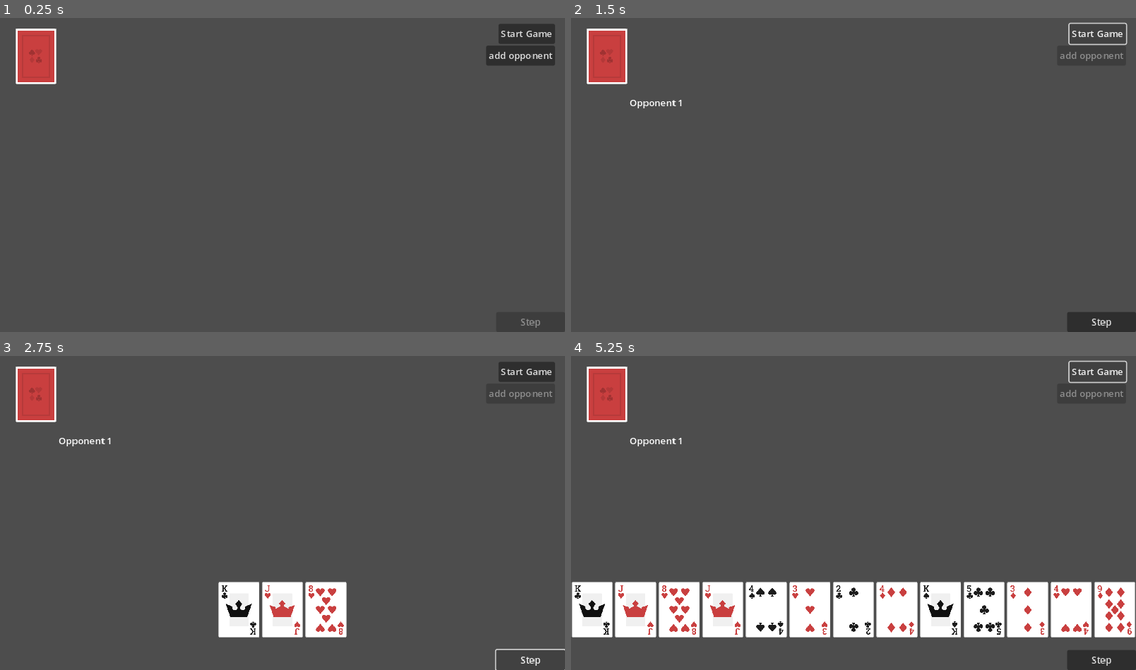
Above: before the commit, frames 1-4 (two rows, left to right).
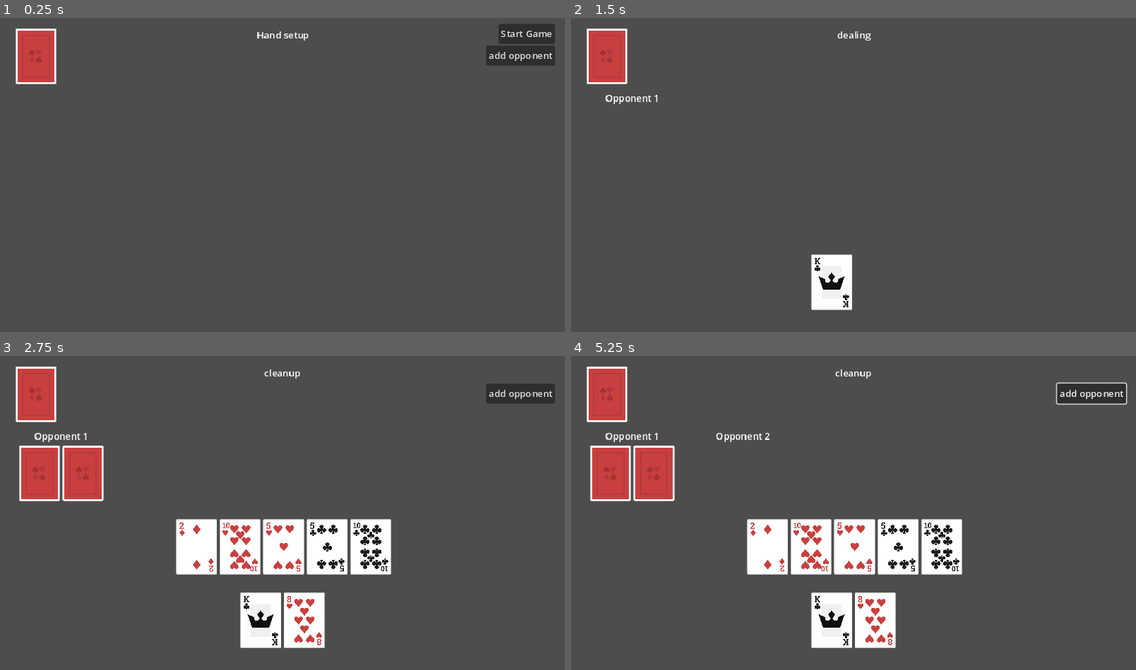
Above: after the commit, the same moments.

Repository: Posiden104/poker
Game: Godot game, scene res://scenes/poker.tscn
The game is run twice, just before and just after one commit, with the same random seed, the same clock (stepped at 60 frames per second) and the same inputs.
Inputs (mouse positions are in pixels of both pictures, inside the frame that each line leads up to):
- Up to frame 1 (0.25 s): no input
- Up to frame 2 (1.5 s): click "add opponent" at 0.5 s; click "Start Game" at 1.25 s
- Up to frame 3 (2.75 s): click (531, 660) at 2 s, where only the run before the commit has a clickable "Step"
- Up to frame 4 (5.25 s): click (1096, 371) at 2.75 s, where only the run before the commit has a clickable "Start Game"; click (1090, 393) at 3.5 s, where only the run after the commit has a clickable "add opponent"; click (1102, 660) at 4.25 s, where only the run before the commit has a clickable "Step"; click (1096, 371) at 5 s, where only the run before the commit has a clickable "Start Game"

The runs differ from the first frame. In frame 1, 0.1% of the frame differs, in the area x 45-96%, y 4-99%; in frame 2, 2.6%; in frame 3, 13%; in frame 4, 27%, in the area x 0-100%, y 1-100%.

Commit message:
all dealing

Diff:
--- /dev/null
+++ b/deck_manager/scenes/dealable.gd
@@ -0,0 +1,12 @@
+class_name Dealable
+extends Control
+
+@export var show_card_face_on_deal: bool
+@export var card_prefab: PackedScene
+
+func deal(card: Card, deck: Deck):
+	var c = card_prefab.instantiate() as UICardScene
+	c.card = card
+	c.deck = deck
+	c.set_is_face_up(show_card_face_on_deal)
+	return c
--- /dev/null
+++ b/deck_manager/scenes/dealable.tscn
@@ -0,0 +1,14 @@
+[gd_scene load_steps=3 format=3 uid="uid://c63y82rl7wj27"]
+
+[ext_resource type="Script" path="res://deck_manager/scenes/dealable.gd" id="1_csqqm"]
+[ext_resource type="PackedScene" uid="uid://dufo1yxbiyc1y" path="res://deck_manager/scenes/ui/ui_card.tscn" id="2_dvxlr"]
+
+[node name="Dealable" type="Control"]
+layout_mode = 3
+anchors_preset = 15
+anchor_right = 1.0
+anchor_bottom = 1.0
+grow_horizontal = 2
+grow_vertical = 2
+script = ExtResource("1_csqqm")
+card_prefab = ExtResource("2_dvxlr")
--- a/deck_manager/scenes/ui/ui_card.tscn
+++ b/deck_manager/scenes/ui/ui_card.tscn
@@ -3,12 +3,13 @@
 [ext_resource type="Script" path="res://deck_manager/scenes/ui/ui_card_scene.gd" id="1_2m8y2"]
 [ext_resource type="Texture2D" uid="uid://b72brkk6ux11p" path="res://deck_manager/resources/images/cards/cardBack_red5.png" id="2_xjm1e"]
 
-[node name="Card" type="Control"]
+[node name="Card" type="Control" node_paths=PackedStringArray("card_image")]
 custom_minimum_size = Vector2(70, 95)
 layout_mode = 3
 anchors_preset = 0
 scale = Vector2(0.5, 0.5)
 script = ExtResource("1_2m8y2")
+card_image = NodePath("CardImage")
 
 [node name="CardImage" type="TextureRect" parent="."]
 layout_mode = 1
--- a/deck_manager/scripts/card_base.gd
+++ b/deck_manager/scripts/card_base.gd
@@ -5,8 +5,7 @@
 @export var deck: Deck
 @export var card_back: Texture2D
 @export var is_face_up: bool = false
-
-@onready var card_image = $CardImage
+@export var card_image = TextureRect
 
 const default_card_back = preload("res://deck_manager/resources/images/cards/cardBack_red5.png")
 
@@ -14,6 +13,7 @@
 	hide_card()
 	load_card()
 	show_card()
+	refresh_image()
 
 func load_card():
 	if deck:
@@ -27,10 +27,10 @@
 	flip()
 
 func hide_card():
-	card_image.hide()
+	card_image.visible = false
 
 func show_card():
-	card_image.show()
+	card_image.visible = true
 
 func flip():
 	is_face_up = not is_face_up
--- /dev/null
+++ b/scenes/center_cards_hand.gd
@@ -0,0 +1,6 @@
+class_name CenterCardHand
+extends HandBase
+
+func setup():
+	for child in hand_container.get_children():
+		child.queue_free()
--- a/scenes/hand.tscn
+++ b/scenes/hand.tscn
@@ -1,23 +1,47 @@
-[gd_scene load_steps=3 format=3 uid="uid://mr6p4ojsgbdx"]
+[gd_scene load_steps=4 format=3 uid="uid://mr6p4ojsgbdx"]
 
 [ext_resource type="Script" path="res://scripts/player_hand.gd" id="1_xkl0i"]
 [ext_resource type="PackedScene" uid="uid://dufo1yxbiyc1y" path="res://deck_manager/scenes/ui/ui_card.tscn" id="2_eaif5"]
+[ext_resource type="PackedScene" uid="uid://c63y82rl7wj27" path="res://deck_manager/scenes/dealable.tscn" id="3_dwlgy"]
 
-[node name="Hand" type="HBoxContainer"]
+[node name="Hand" type="Control" node_paths=PackedStringArray("hand_container", "dealable")]
+layout_mode = 3
+anchors_preset = 0
+script = ExtResource("1_xkl0i")
+hand_container = NodePath("MarginContainer/Hand")
+dealable = NodePath("Dealable")
+
+[node name="MarginContainer" type="MarginContainer" parent="."]
+layout_mode = 1
 anchors_preset = 7
 anchor_left = 0.5
 anchor_top = 1.0
 anchor_right = 0.5
 anchor_bottom = 1.0
-offset_top = -150.0
-offset_bottom = -50.0
+offset_left = -92.0
+offset_top = -142.0
+offset_right = 92.0
 grow_horizontal = 2
 grow_vertical = 0
-script = ExtResource("1_xkl0i")
-card_prefab = ExtResource("2_eaif5")
+theme_override_constants/margin_left = 20
+theme_override_constants/margin_top = 10
+theme_override_constants/margin_right = 20
+theme_override_constants/margin_bottom = 10
 
-[node name="Card" parent="." instance=ExtResource("2_eaif5")]
+[node name="Hand" type="HBoxContainer" parent="MarginContainer"]
 layout_mode = 2
 
-[node name="Card2" parent="." instance=ExtResource("2_eaif5")]
+[node name="Card" parent="MarginContainer/Hand" instance=ExtResource("2_eaif5")]
 layout_mode = 2
+
+[node name="Card2" parent="MarginContainer/Hand" instance=ExtResource("2_eaif5")]
+layout_mode = 2
+
+[node name="Dealable" parent="." instance=ExtResource("3_dwlgy")]
+layout_mode = 1
+anchors_preset = 0
+anchor_right = 0.0
+anchor_bottom = 0.0
+grow_horizontal = 1
+grow_vertical = 1
+show_card_face_on_deal = true
--- a/scenes/opponent_hand.tscn
+++ b/scenes/opponent_hand.tscn
@@ -1,18 +1,19 @@
-[gd_scene load_steps=3 format=3 uid="uid://cj4vfqtf5ljfv"]
+[gd_scene load_steps=4 format=3 uid="uid://cj4vfqtf5ljfv"]
 
 [ext_resource type="Script" path="res://scripts/opponent_hand.gd" id="1_xlh8u"]
 [ext_resource type="PackedScene" uid="uid://dufo1yxbiyc1y" path="res://deck_manager/scenes/ui/ui_card.tscn" id="2_vxsmd"]
+[ext_resource type="PackedScene" uid="uid://c63y82rl7wj27" path="res://deck_manager/scenes/dealable.tscn" id="3_1lcwq"]
 
-[node name="Opponent Hand" type="Control" node_paths=PackedStringArray("hand_container", "name_label")]
+[node name="Opponent Hand" type="Control" node_paths=PackedStringArray("name_label", "hand_container", "dealable")]
 custom_minimum_size = Vector2(184, 142)
 layout_mode = 3
 anchors_preset = 0
 offset_right = 184.0
 offset_bottom = 142.0
 script = ExtResource("1_xlh8u")
+name_label = NodePath("MarginContainer/VBoxContainer/Name Label")
 hand_container = NodePath("MarginContainer/VBoxContainer/OpponentHand")
-name_label = NodePath("MarginContainer/VBoxContainer/Name Label")
-card_prefab = ExtResource("2_vxsmd")
+dealable = NodePath("Dealable")
 
 [node name="MarginContainer" type="MarginContainer" parent="."]
 layout_mode = 0
@@ -39,3 +40,6 @@
 
 [node name="Card2" parent="MarginContainer/VBoxContainer/OpponentHand" instance=ExtResource("2_vxsmd")]
 layout_mode = 2
+
+[node name="Dealable" parent="." instance=ExtResource("3_1lcwq")]
+layout_mode = 1
--- a/scenes/poker.tscn
+++ b/scenes/poker.tscn
@@ -1,20 +1,24 @@
-[gd_scene load_steps=6 format=3 uid="uid://dsohfl5js4nf6"]
+[gd_scene load_steps=9 format=3 uid="uid://dsohfl5js4nf6"]
 
 [ext_resource type="Script" path="res://scripts/poker_manager.gd" id="1_4c4ls"]
 [ext_resource type="PackedScene" uid="uid://covtena8b31cr" path="res://deck_manager/deck_manager.tscn" id="1_qw33u"]
 [ext_resource type="PackedScene" uid="uid://mr6p4ojsgbdx" path="res://scenes/hand.tscn" id="4_owd80"]
+[ext_resource type="Script" path="res://scenes/center_cards_hand.gd" id="5_4be38"]
 [ext_resource type="Script" path="res://scripts/opponent_manager.gd" id="5_5ny54"]
+[ext_resource type="PackedScene" uid="uid://dufo1yxbiyc1y" path="res://deck_manager/scenes/ui/ui_card.tscn" id="5_aonns"]
 [ext_resource type="PackedScene" uid="uid://cj4vfqtf5ljfv" path="res://scenes/opponent_hand.tscn" id="6_jk6yg"]
+[ext_resource type="PackedScene" uid="uid://c63y82rl7wj27" path="res://deck_manager/scenes/dealable.tscn" id="6_uxroj"]
 
 [node name="Poker" type="Node2D"]
 
-[node name="PokerManager" type="Node2D" parent="." node_paths=PackedStringArray("deck_manager", "opponent_manager", "start_button", "add_oppt_button", "step_button")]
+[node name="PokerManager" type="Node2D" parent="." node_paths=PackedStringArray("deck_manager", "opponent_manager", "start_button", "add_oppt_button", "step_button", "center_cards")]
 script = ExtResource("1_4c4ls")
 deck_manager = NodePath("../DeckManager")
 opponent_manager = NodePath("../OpponentManager")
 start_button = NodePath("../CanvasLayer/StartButton")
 add_oppt_button = NodePath("../CanvasLayer/add Oppt Button")
 step_button = NodePath("../CanvasLayer/Step Button")
+center_cards = NodePath("../CanvasLayer/CenterCards")
 
 [node name="DealTimer" type="Timer" parent="PokerManager"]
 wait_time = 0.25
@@ -30,7 +34,55 @@
 
 [node name="CanvasLayer" type="CanvasLayer" parent="."]
 
-[node name="Hand" parent="CanvasLayer" instance=ExtResource("4_owd80")]
+[node name="CenterCards" type="Control" parent="CanvasLayer" node_paths=PackedStringArray("hand_container", "dealable")]
+layout_mode = 3
+anchors_preset = 0
+offset_left = 671.0
+offset_top = 283.0
+offset_right = 671.0
+offset_bottom = 378.0
+script = ExtResource("5_4be38")
+hand_container = NodePath("CenterCardsContainer")
+dealable = NodePath("Dealable")
+
+[node name="Dealable" parent="CanvasLayer/CenterCards" instance=ExtResource("6_uxroj")]
+layout_mode = 2
+anchors_preset = 0
+anchor_right = 0.0
+anchor_bottom = 0.0
+offset_left = -2.0
+offset_right = -2.0
+offset_bottom = 95.0
+show_card_face_on_deal = true
+
+[node name="CenterCardsContainer" type="HBoxContainer" parent="CanvasLayer/CenterCards"]
+layout_mode = 1
+anchors_preset = 8
+anchor_left = 0.5
+anchor_top = 0.5
+anchor_right = 0.5
+anchor_bottom = 0.5
+offset_left = -372.0
+offset_top = -47.5
+offset_right = -2.0
+offset_bottom = 47.5
+grow_horizontal = 2
+grow_vertical = 2
+
+[node name="Card" parent="CanvasLayer/CenterCards/CenterCardsContainer" instance=ExtResource("5_aonns")]
+layout_mode = 2
+
+[node name="Card2" parent="CanvasLayer/CenterCards/CenterCardsContainer" instance=ExtResource("5_aonns")]
+layout_mode = 2
+
+[node name="Card3" parent="CanvasLayer/CenterCards/CenterCardsContainer" instance=ExtResource("5_aonns")]
+layout_mode = 2
+
+[node name="Card4" parent="CanvasLayer/CenterCards/CenterCardsContainer" instance=ExtResource("5_aonns")]
+layout_mode = 2
+
+[node name="Card5" parent="CanvasLayer/CenterCards/CenterCardsContainer" instance=ExtResource("5_aonns")]
+layout_mode = 2
 
 [node name="StartButton" type="Button" parent="CanvasLayer"]
 anchors_preset = 1
@@ -67,13 +119,23 @@
 disabled = true
 text = "Step"
 
+[node name="Hand" parent="CanvasLayer" instance=ExtResource("4_owd80")]
+anchors_preset = 7
+anchor_left = 0.5
+anchor_top = 1.0
+anchor_right = 0.5
+anchor_bottom = 1.0
+grow_horizontal = 2
+grow_vertical = 0
+
 [node name="OpponentHands" type="HBoxContainer" parent="CanvasLayer"]
-anchors_preset = 10
-anchor_right = 1.0
-offset_left = 53.0
-offset_top = 129.0
-offset_right = -36.0
-offset_bottom = 224.0
+anchors_preset = 5
+anchor_left = 0.5
+anchor_right = 0.5
+offset_left = -468.0
+offset_top = 121.0
+offset_right = 468.0
+offset_bottom = 263.0
 grow_horizontal = 2
 
 [node name="OpponentHand" parent="CanvasLayer/OpponentHands" instance=ExtResource("6_jk6yg")]
@@ -91,8 +153,17 @@
 [node name="OpponentHand5" parent="CanvasLayer/OpponentHands" instance=ExtResource("6_jk6yg")]
 layout_mode = 2
 
-[connection signal="timeout" from="PokerManager/DealTimer" to="PokerManager" method="_on_deal_timer_timeout"]
+[node name="StateLabel" type="Label" parent="CanvasLayer"]
+anchors_preset = 5
+anchor_left = 0.5
+anchor_right = 0.5
+offset_left = -20.0
+offset_top = 24.0
+offset_right = 20.0
+offset_bottom = 47.0
+grow_horizontal = 2
+text = "State"
+
 [connection signal="pressed" from="CanvasLayer/StartButton" to="PokerManager" method="_on_start_button_pressed"]
-[connection signal="pressed" from="CanvasLayer/StartButton" to="PokerManager" method="_on_deal_button_pressed"]
 [connection signal="pressed" from="CanvasLayer/add Oppt Button" to="OpponentManager" method="_on_add_oppt_button_pressed"]
 [connection signal="pressed" from="CanvasLayer/Step Button" to="PokerManager" method="_on_step_button_pressed"]
--- a/scripts/hand_base.gd
+++ b/scripts/hand_base.gd
@@ -1,23 +1,30 @@
 class_name HandBase
 extends Control
 
-@export var card_prefab: PackedScene
+@export var hand_container: HBoxContainer
+@export var dealable: Dealable
 
 var cards: Array[Card]
+var id: int = -1
 
-func _ready():
-	for child in self.get_children():
+func setup():
+	SIGNAL_BUS.register_player.emit(self)
+	for child in hand_container.get_children():
 		child.queue_free()
 
-	SIGNAL_BUS.register_player.emit(self)
+func set_id(_id):
+	id = _id
 
 func card_count() -> int:
 	return cards.size()
 
+func unregister_player():
+	SIGNAL_BUS.unregister_player.emit(self)
+
 func deal(card: Card, deck: Deck):
+	var c = dealable.deal(card, deck)
 	cards.append(card)
-	var c = card_prefab.instantiate() as UICardScene
-	c.card = card
-	c.deck = deck
-	self.add_child(c)
-	c.set_is_face_up(true)
+	hand_container.add_child(c)
+
+func request_bet():
+	return 1
--- a/scripts/opponent_hand.gd
+++ b/scripts/opponent_hand.gd
@@ -1,20 +1,7 @@
 class_name OpponentHand
 extends HandBase
 
-@export var hand_container: HBoxContainer
 @export var name_label: Label
 
-func setup(name):
+func set_name_label(name):
 	name_label.text = name
-
-func _ready():
-	for child in hand_container.get_children():
-		child.queue_free()
-
-func deal(card: Card, deck: Deck):
-	cards.append(card)
-	var c = card_prefab.instantiate() as UICardScene
-	c.card = card
-	c.deck = deck
-	hand_container.add_child(c)
-	c.set_is_face_up(false)
--- a/scripts/opponent_manager.gd
+++ b/scripts/opponent_manager.gd
@@ -3,19 +3,22 @@
 
 @export var OpponentScene: PackedScene
 @export var opponent_hbox: HBoxContainer
+@onready var poker_manager = $"../PokerManager"
 
 var opponents: Array[OpponentHand]
 var next_opponent_id = 0
 
 func _ready():
 	for c in opponent_hbox.get_children():
+		c.unregister_player()
 		c.queue_free()
 
 func add_opponent():
 	var o = OpponentScene.instantiate()
 	opponent_hbox.add_child(o)
 	opponents.push_back(o)
-	o.setup("Opponent %d" % opponents.size())
+	o.set_name_label("Opponent %d" % opponents.size())
+	o.setup()
 
 
 # Returns true if there are more opponents to deal
--- a/scripts/player_hand.gd
+++ b/scripts/player_hand.gd
@@ -1,2 +1,5 @@
 class_name PlayerHand
 extends HandBase
+
+func _ready():
+	super.setup()
--- a/scripts/poker_manager.gd
+++ b/scripts/poker_manager.gd
@@ -6,49 +6,81 @@
 @export var start_button: Button
 @export var add_oppt_button: Button
 @export var step_button: Button
+@export var center_cards: CenterCardHand
 
 @onready var deal_timer = $DealTimer
+@onready var state_label = $"../CanvasLayer/StateLabel"
 
 var hand_limit = 2
 
 var players: Array[HandBase]
 var active_player_pointer: int = 0
 var rounds_dealt = 0
+var deal_target = 0
 
 enum States {HAND_SETUP, SHUFFLE, DEALING, FIRST_BET, FLOP, FLOP_BET, TURN, TURN_BET, RIVER, RIVER_BET, CLEANUP}
 var state: States = States.HAND_SETUP
 
 func _ready():
 	SIGNAL_BUS.register_player.connect(register_player)
+	SIGNAL_BUS.unregister_player.connect(unregister_player)
+	state_label.text = "Hand setup"
+	step_button.visible = false
+	center_cards.setup()
 
 func step():
+	state += 1
 	match state:
 		States.HAND_SETUP:
-			add_oppt_button.disabled = true
-			state = States.SHUFFLE
+			step()
 		States.SHUFFLE:
-			state = States.DEALING
+			state_label.text = "shuffle"
+			shuffle()
 		States.DEALING:
-			print("deal finished")
-			pass
+			state_label.text = "dealing"
+			deal_hands()
 		States.FIRST_BET:
-			pass
+			state_label.text = "first bet"
+			bet()
 		States.FLOP:
-			pass
+			state_label.text = "flop"
+			deal(3)
 		States.FLOP_BET:
-			pass
+			state_label.text = "flop bet"
+			bet()
 		States.TURN:
-			pass
+			state_label.text = "turn"
+			deal(1)
 		States.TURN_BET:
-			pass
+			state_label.text = "turn bet"
+			bet()
 		States.RIVER:
-			pass
+			state_label.text = "river"
+			deal(1)
 		States.RIVER_BET:
-			pass
+			state_label.text = "river bet"
+			bet()
 		States.CLEANUP:
-			add_oppt_button.disabled = false
+			state_label.text = "cleanup"
+			add_oppt_button.visible = true
 
-func deal():
+func register_player(player_hand: HandBase):
+	print("player registered")
+	players.append(player_hand)
+	player_hand.set_id(players.size() - 1)
+
+func unregister_player(player_hand: HandBase):
+	for i in players.size():
+		if players[i].id == player_hand.id:
+			players.remove_at(i)
+
+func shuffle():
+	add_oppt_button.visible = false
+	deck_manager.shuffle()
+	step()
+
+func deal_hands():
+	deal_timer.timeout.connect(deal_hands)
 	var c = deck_manager.deal()
 	players[active_player_pointer].deal(c, deck_manager.deck)
 
@@ -59,23 +91,34 @@
 		active_player_pointer = 0
 
 	if rounds_dealt == hand_limit:
+		deal_timer.stop()
+		deal_timer.timeout.disconnect(deal_hands)
 		step()
+	else:
+		deal_timer.start()
 
+func bet():
+	step()
+
+func deal(number_of_cards):
+	deal_target = number_of_cards
+	deal_timer.timeout.connect(deal_center)
+	deal_center()
+
+func deal_center():
+	var c = deck_manager.deal()
+	center_cards.deal(c, deck_manager.deck)
+	deal_target -= 1
+	if deal_target == 0:
+		deal_timer.stop()
+		deal_timer.timeout.disconnect(deal_center)
+		step()
+		return
 	deal_timer.start()
 
-func register_player(player_hand: HandBase):
-	players.append(player_hand)
-
 func _on_start_button_pressed():
-	deck_manager.shuffle()
+	start_button.visible = false
 	step()
-	step_button.disabled = false
-
-func _on_deal_button_pressed():
-	pass
 
 func _on_step_button_pressed():
-	deal()
-
-func _on_deal_timer_timeout():
-	deal()
+	step()
--- a/scripts/signal_bus.gd
+++ b/scripts/signal_bus.gd
@@ -2,3 +2,4 @@
 extends Node
 
 signal register_player(hand: HandBase)
+signal unregister_player(hand: HandBase)
